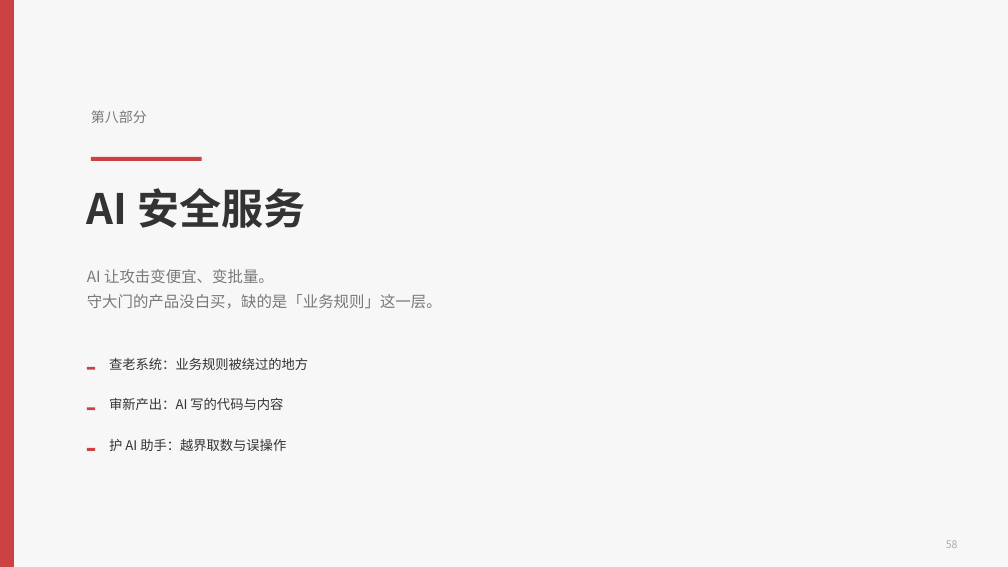
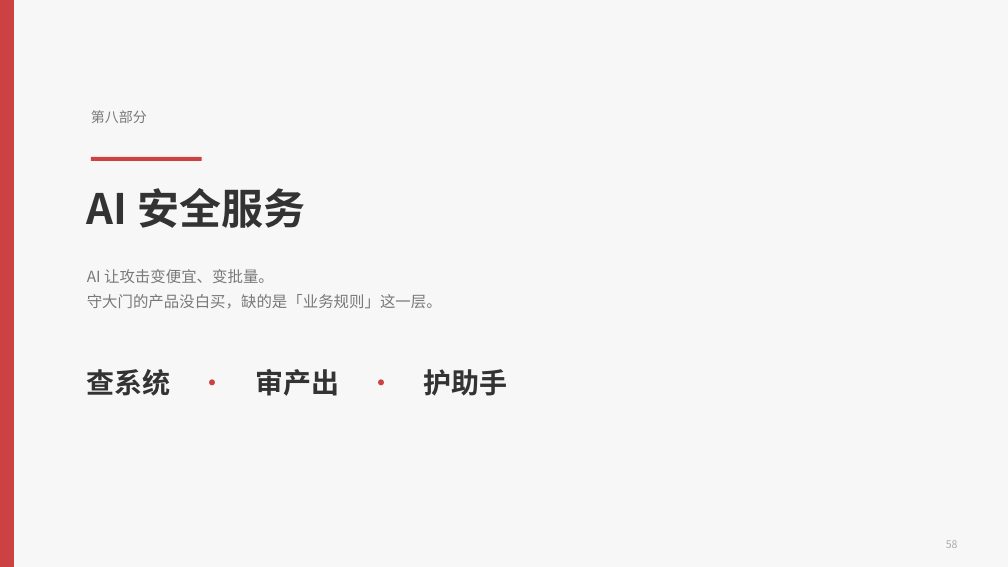
Before and after one commit to hveraus/ssw-business, a slide deck: slide 58 of SSW AI 业务_v2/SSW AI 业务_v3.pptx. Drawn at 1008x567 pixels with LibreOffice and Linux fonts; fonts in the diff are those of the drawing. Boxes give left, top, right and bottom in pixels: in the first picture for what was removed or moved away, otherwise in the second. Text is boxed around its words. In the diff, an @@ line names an element or a change of style, - is before the commit and + after.

Commit message:
第八部分版式按评审重做（9 页 + 备用页）
- P58 分隔页：去掉三条小字，改一行 20pt 章节导览「查系统 · 审产出 · 护助手」
- P59 三项服务：卡片压到 150 高，统一「服务名 / 典型场景 / 拿到什么（加粗）」，共用底座降为一行辅助
- P60 盲区表：中间三列压窄（74/80/80），宽度让给风险场景（244）与还要补什么（170）
- P61 服务一：四步压成横向流程条，「你会拿到什么」放大为主卡，周期/前提/边界并成一行
- P62 服务二：表格收为「审核对象 / 关键检查项」两列，上下横条压成单行
- P63 服务三：五张窄卡合并为「按权限取数 / 关键动作人工确认 / 操作留痕」三块，过滤与脱敏并入第一块，运行报告收成底部一行
- P64 架构：改为三条对齐的服务路径（入口›引擎›交付物），共用能力置底，客户环境用边界框圈出，外部模型画在框外并加「过闸」箭头
- P65 报告：示例报告放大为主画面（风险等级/业务影响/复测结果），右侧只留一项数据且字号降级
- P66 诊断：三天时间线保留，右侧合并为「你准备什么 / 我们交付什么」，底部只留「选一个模块，预约诊断」
- P34 数据安全：卡片降到 104 高、正文放大到 9.5，四条改用同一句式（放哪/谁能看/要不要打码/留不留痕）
- P70 备用页：四个数字改 2×2 矮卡，每卡「数字 + 一行口径 + 来源」
- P58/P59 旧版中的「四个数字挤横条」「三列风险口」两处已在上一轮结构性调整中解决

```diff
--- a/SSW AI 业务_v2/SSW AI 业务_v3.pptx
+++ b/SSW AI 业务_v2/SSW AI 业务_v3.pptx
@@ text at bbox=[87, 369, 507, 396]: text changed; size 9.5 to 20 pt; bold on @@
-查老系统：业务规则被绕过的地方
+查系统 · 审产出 · 护助手
@@ rectangle removed at bbox=[87, 367, 95, 370] @@
@@ rectangle removed at bbox=[87, 407, 95, 410] @@
@@ text removed at bbox=[109, 398, 283, 410] @@
-审新产出：AI 写的代码与内容
@@ rectangle removed at bbox=[87, 448, 95, 451] @@
@@ text removed at bbox=[109, 439, 286, 451] @@
-护 AI 助手：越界取数与误操作
```
Also in this commit, not shown: 10 other slides changed, 1 other file.
